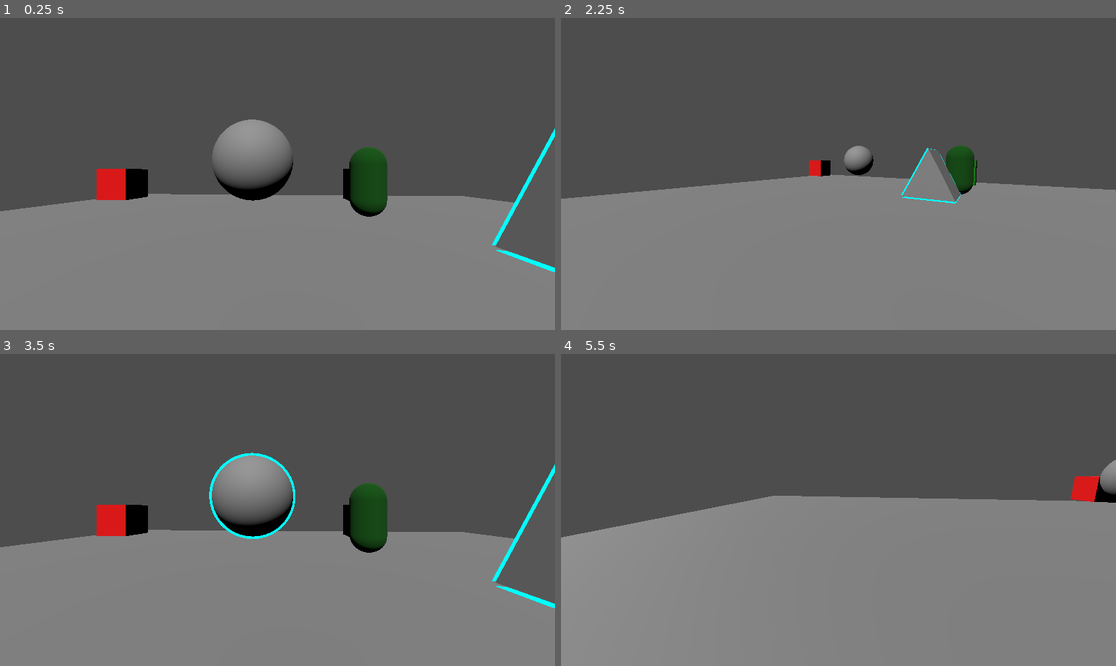
Above: before the commit, frames 1-4 (two rows, left to right).
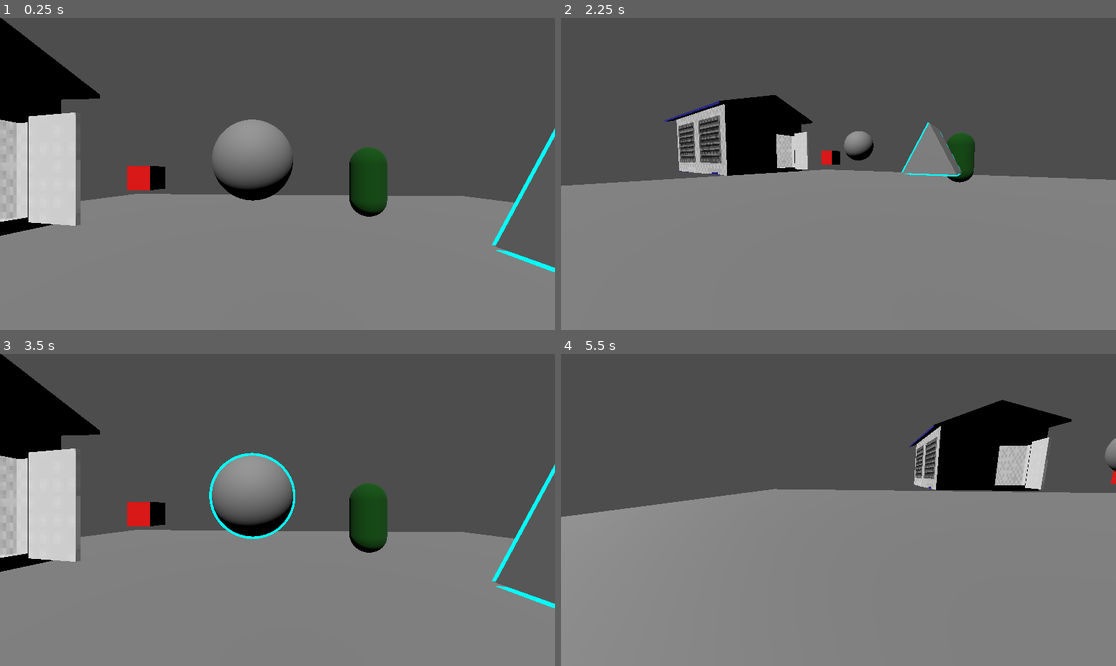
Above: after the commit, the same moments.

Repository: ZuzAser80/pstu_game
Game: Godot game, scene res://scenes/main.tscn
The game is run twice, just before and just after one commit, with the same random seed, the same clock (stepped at 60 frames per second) and the same inputs.
Inputs (mouse positions are in pixels of both pictures, inside the frame that each line leads up to):
- Up to frame 1 (0.25 s): no input
- Up to frame 2 (2.25 s): tap Enter at 0.5 s; move the mouse to (960, 158) at 0.52 s; hold D (move_right) 0.53-1.28 s; tap E at 0.6, 1.35, 2.1 s; click (960, 158) at 0.67 s; move the mouse to (810, 174) at 1.27 s; hold W (move_forward) 1.28-2.03 s; click (810, 174) at 1.42 s; tap Space at 2 s; move the mouse to (894, 105) at 2.02 s; hold D (move_right) from 2.03 s (still down); click (894, 105) at 2.17 s
- Up to frame 3 (3.5 s): move the mouse to (271, 516) at 2.77 s; release D (move_right) at 2.78 s; hold W (move_forward) from 2.78 s (still down); tap E at 2.85 s; click (271, 516) at 2.92 s
- Up to frame 4 (5.5 s): tap Enter at 3.5 s; move the mouse to (1005, 556) at 3.52 s; release W (move_forward) at 3.53 s; hold A (move_left) 3.53-4.28 s; tap E at 3.6, 4.35, 5.1 s; click (1005, 556) at 3.67 s; move the mouse to (794, 506) at 4.27 s; hold W (move_forward) 4.28-5.03 s; click (794, 506) at 4.42 s; tap Space at 5 s; move the mouse to (866, 510) at 5.02 s; hold S (move_back) from 5.03 s (still down); click (866, 510) at 5.17 s

The runs differ from the first frame. In frame 1, 9.5% of the frame differs, in the area x 0-63%, y 0-70%; in frame 2, 9.3%; in frame 3, 9.5%; in frame 4, 9.5%.

Commit message:
mostly working with assets, implemented distraction.gd

Diff:
--- /dev/null
+++ b/materials/budka.tres
@@ -0,0 +1,7 @@
+[gd_resource type="StandardMaterial3D" format=3 uid="uid://s1jkwmtdsu1p"]
+
+[ext_resource type="Texture2D" uid="uid://bd1h1jgdfo860" path="res://materials/budka.png" id="1_78msn"]
+
+[resource]
+albedo_texture = ExtResource("1_78msn")
+texture_filter = 0
--- a/project.godot
+++ b/project.godot
@@ -53,4 +53,10 @@
 
 [rendering]
 
+textures/canvas_textures/default_texture_filter=0
+textures/canvas_textures/default_texture_repeat=2
 rendering_device/driver.windows="d3d12"
+textures/vram_compression/compress_with_gpu=false
+textures/vram_compression/cache_gpu_compressor=false
+textures/webp_compression/compression_method=0
+textures/default_filters/anisotropic_filtering_level=0
--- /dev/null
+++ b/scenes/base_room.tscn
@@ -0,0 +1,15 @@
+[gd_scene format=3 uid="uid://bi32okftrh2ht"]
+
+[ext_resource type="Script" uid="uid://x4dwkb8dobyg" path="res://scripts/entity/room.gd" id="1_ont3e"]
+[ext_resource type="Material" uid="uid://dixh2yisiw34v" path="res://materials/red.tres" id="2_1tp4b"]
+
+[sub_resource type="BoxMesh" id="BoxMesh_ont3e"]
+
+[node name="Room" type="Node3D" unique_id=34470668 node_paths=PackedStringArray("spots")]
+script = ExtResource("1_ont3e")
+spots = [NodePath("MeshInstance3D")]
+metadata/_custom_type_script = "uid://x4dwkb8dobyg"
+
+[node name="MeshInstance3D" type="MeshInstance3D" parent="." unique_id=2050017750]
+mesh = SubResource("BoxMesh_ont3e")
+surface_material_override/0 = ExtResource("2_1tp4b")
--- a/scenes/main.tscn
+++ b/scenes/main.tscn
@@ -11,14 +11,14 @@
 [ext_resource type="Script" uid="uid://c58oxvpe0vxcf" path="res://scripts/entity/states/advance_state.gd" id="7_o6xl0"]
 [ext_resource type="Script" uid="uid://cgit0e4f72ekj" path="res://scripts/misc/interactable.gd" id="8_0ld40"]
 [ext_resource type="Script" uid="uid://c5fektthy474" path="res://scripts/entity/ai_base.gd" id="8_tipki"]
-[ext_resource type="Script" uid="uid://x4dwkb8dobyg" path="res://scripts/entity/room.gd" id="9_85g3d"]
-[ext_resource type="Material" uid="uid://dixh2yisiw34v" path="res://materials/red.tres" id="10_choun"]
-[ext_resource type="Material" uid="uid://u6yxwukpiebw" path="res://materials/green.tres" id="11_ya4ey"]
+[ext_resource type="PackedScene" uid="uid://bi32okftrh2ht" path="res://scenes/base_room.tscn" id="9_0ld40"]
 [ext_resource type="Material" uid="uid://dct1v2aiicele" path="res://materials/new_standard_material_3d.tres" id="12_eb6dy"]
 [ext_resource type="Script" uid="uid://byfxivg2ygl03" path="res://scripts/entity/states/attack_state.gd" id="12_trceg"]
+[ext_resource type="Script" path="res://scripts/entity/states/investigate_state.gd" id="13_ivst"]
 [ext_resource type="Script" uid="uid://bx6ago02thqfp" path="res://scripts/freeroam/freeroam_controller.gd" id="15_jkv2x"]
 [ext_resource type="Script" uid="uid://dog8q1b40mg6l" path="res://scripts/freeroam/freeroam_cam.gd" id="16_jbj1t"]
 [ext_resource type="Script" uid="uid://cj6t3i7baijdq" path="res://scripts/misc/interactor.gd" id="17_muem4"]
+[ext_resource type="PackedScene" uid="uid://bxmjrv55khwxu" path="res://models/environment/budka.glb" id="20_gqmmt"]
 
 [sub_resource type="NavigationMesh" id="NavigationMesh_ya4ey"]
 vertices = PackedVector3Array(-9.628397, 0.48569483, -10.900717, -9.628397, 0.48569483, 10.849283, 9.621603, 0.48569483, 10.849283, 9.621603, 0.48569483, -10.900717)
@@ -54,8 +54,6 @@
 [sub_resource type="BoxShape3D" id="BoxShape3D_sugp2"]
 
 [sub_resource type="SphereMesh" id="SphereMesh_tbgi4"]
-
-[sub_resource type="BoxMesh" id="BoxMesh_choun"]
 
 [sub_resource type="CapsuleShape3D" id="CapsuleShape3D_ya4ey"]
 
@@ -169,37 +167,13 @@
 shape = SubResource("BoxShape3D_sugp2")
 debug_color = Color(0.9529412, 0.21960784, 0, 1)
 
-[node name="Room" type="Node" parent="." unique_id=1147975621 node_paths=PackedStringArray("spots", "neighbors")]
-script = ExtResource("9_85g3d")
-spots = [NodePath("MeshInstance3D")]
-neighbors = [NodePath("../Room2")]
-distance_to_office = 1
-metadata/_custom_type_script = "uid://x4dwkb8dobyg"
-
-[node name="MeshInstance3D" type="MeshInstance3D" parent="Room" unique_id=18762810]
-transform = Transform3D(1, 0, 0, 0, 1, 0, 0, 0, 1, -5.7135277, 0.9947376, -5.348722)
-material_override = ExtResource("10_choun")
-mesh = SubResource("BoxMesh_choun")
-
-[node name="Room2" type="Node" parent="." unique_id=1628226692 node_paths=PackedStringArray("spots", "neighbors", "targets")]
-script = ExtResource("9_85g3d")
-spots = [NodePath("MeshInstance3D")]
-neighbors = [NodePath("../Room")]
-targets = [NodePath("../SubViewport")]
-metadata/_custom_type_script = "uid://x4dwkb8dobyg"
-
-[node name="MeshInstance3D" type="MeshInstance3D" parent="Room2" unique_id=370640958]
-transform = Transform3D(1, 0, 0, 0, 1, 0, 0, 0, 1, 2.2811708, 0.9947376, -5.348722)
-material_override = ExtResource("11_ya4ey")
-mesh = SubResource("BoxMesh_choun")
-
 [node name="AI_Base" type="CharacterBody3D" parent="." unique_id=600286131 node_paths=PackedStringArray("current_room")]
 transform = Transform3D(1, 0, 0, 0, 1, 0, 0, 0, 1, 2.2150507, 1.0995555, -4.8030257)
 script = ExtResource("8_tipki")
 hostility_level = 20
 aggravation = 20
 movement_speed = 1.0
-current_room = NodePath("../Room2")
+current_room = NodePath("../Room")
 metadata/_custom_type_script = "uid://c5fektthy474"
 
 [node name="CollisionShape3D" type="CollisionShape3D" parent="AI_Base" unique_id=426676235]
@@ -229,6 +203,9 @@
 script = ExtResource("12_trceg")
 metadata/_custom_type_script = "uid://byfxivg2ygl03"
 
+[node name="InvestigateState" type="Node" parent="AI_Base/NavigationAgent3D/StateMachine"]
+script = ExtResource("13_ivst")
+
 [node name="MeshInstance3D" type="MeshInstance3D" parent="AI_Base" unique_id=283592367]
 mesh = SubResource("CapsuleMesh_ya4ey")
 surface_material_override/0 = ExtResource("12_eb6dy")
@@ -249,10 +226,17 @@
 metadata/_custom_type_script = "uid://cj6t3i7baijdq"
 
 [node name="CollisionShape3D" type="CollisionShape3D" parent="FreeroamController" unique_id=89012932]
+transform = Transform3D(0.5, 0, 0, 0, 0.5, 0, 0, 0, 0.5, 0, 0, 0)
 shape = SubResource("CapsuleShape3D_muem4")
 
 [node name="MeshInstance3D" type="MeshInstance3D" parent="FreeroamController" unique_id=1202031912]
 mesh = SubResource("CapsuleMesh_dp3eg")
+
+[node name="Room" parent="." unique_id=34470668 instance=ExtResource("9_0ld40")]
+transform = Transform3D(1, 0, 0, 0, 1, 0, 0, 0, 1, -6.240998, 1.1583791, -7.1861057)
+
+[node name="budka" parent="." unique_id=1432285661 instance=ExtResource("20_gqmmt")]
+transform = Transform3D(0.8, 0, 0, 0, 0.8, 0, 0, 0, 0.8, -6.582837, -0.27379513, -0.0743351)
 
 [connection signal="on_broken" from="SubViewport2" to="DirectionalLight3D" method="_refresh"]
 [connection signal="on_broken" from="SubViewport" to="DirectionalLight3D" method="_refresh"]
--- a/scripts/entity/ai_base.gd
+++ b/scripts/entity/ai_base.gd
@@ -18,6 +18,7 @@
 var physics_delta : float;
 var should_move : bool = false;
 var retreating : bool = false;
+var target_breakable : Breakable;
 
 signal on_reached_target;
 
@@ -25,7 +26,8 @@
 	if target_room == null: return
 	print("Moving from:", current_room.name, "to:", target_room.name)
 	nav_agent.target_position = target_room.spots.pick_random().global_position;
-	nav_agent.target_reached.connect(_on_move_completion);
+	if not nav_agent.target_reached.is_connected(_on_move_completion):
+		nav_agent.target_reached.connect(_on_move_completion);
 
 func _on_move_completion() -> void:
 	should_move = false;
--- a/scripts/entity/room.gd
+++ b/scripts/entity/room.gd
@@ -1,4 +1,4 @@
-extends Node
+extends Node3D
 
 class_name Room
 
--- a/scripts/entity/states/attack_state.gd
+++ b/scripts/entity/states/attack_state.gd
@@ -11,7 +11,7 @@
 	var target = ai_base.current_room.targets.pick_random()
 	if target == null: return
 	print("selected:", target.name)
-	if target.BreakableType == Breakable.BreakableType.Door:
+	if target.type == Breakable.BreakableType.Door:
 		print("door hit, should transition into chase but slower idk")
 	target._break()
 	if randi_range(0, 2) == 1:
--- a/scripts/entity/states/investigate_state.gd
+++ b/scripts/entity/states/investigate_state.gd
@@ -1,11 +1,18 @@
 class_name InvestigateState extends State
 
 
-# Called when the node enters the scene tree for the first time.
-func _ready() -> void:
-	pass # Replace with function body.
+func enter(_char_reference : AI_Base):
+	super.enter(_char_reference);
+	if ai_base.target_room == null:
+		transitioned.emit(IDLE)
+		return
+	ai_base.should_move = true
+	ai_base._move_to_target_room()
+	ai_base.on_reached_target.connect(_stop)
 
+func _stop() -> void:
+	transitioned.emit(IDLE)
 
-# Called every frame. 'delta' is the elapsed time since the previous frame.
-func _process(delta: float) -> void:
-	pass
+func exit() -> void:
+	if ai_base.on_reached_target.is_connected(_stop):
+		ai_base.on_reached_target.disconnect(_stop)
--- /dev/null
+++ b/scripts/misc/distraction.gd
@@ -0,0 +1,60 @@
+class_name Distraction extends Node3D
+
+@export var room: Room
+@export var radius: float = 5.0
+@export var activation_delay: float = -1.0
+@export var one_shot: bool = true
+
+var _triggered: bool = false
+var _timer: Timer
+
+
+func _ready() -> void:
+	if room == null:
+		room = _find_parent_room()
+	if activation_delay >= 0.0:
+		_timer = Timer.new()
+		add_child(_timer)
+		_timer.one_shot = true
+		_timer.timeout.connect(_on_timer_timeout)
+		_timer.start(activation_delay)
+
+
+func activate() -> void:
+	if _triggered and one_shot:
+		return
+	if room == null:
+		return
+	_triggered = true
+
+	var space_state: PhysicsDirectSpaceState3D = get_world_3d().direct_space_state
+	var query = PhysicsShapeQueryParameters3D.new()
+	query.shape = SphereShape3D.new()
+	query.shape.radius = radius
+	query.transform = global_transform
+	query.collision_mask = 1
+
+	var results: Array[Dictionary] = space_state.intersect_shape(query)
+	for result in results:
+		var collider = result.get("collider")
+		if collider is AI_Base:
+			_lure_enemy(collider)
+
+
+func _lure_enemy(enemy: AI_Base) -> void:
+	enemy.target_room = room
+	var state_machine: StateMachine = enemy.get_node("NavigationAgent3D/StateMachine")
+	state_machine._transition_to_state("InvestigateState")
+
+
+func _find_parent_room() -> Room:
+	var parent = get_parent()
+	while parent:
+		if parent is Room:
+			return parent
+		parent = parent.get_parent()
+	return null
+
+
+func _on_timer_timeout() -> void:
+	activate()
--- a/scripts/office/office_cam.gd
+++ b/scripts/office/office_cam.gd
@@ -15,7 +15,7 @@
 	var margin = screen_size.x * edge_threshold
 
 	if mouse_pos.x < margin:
-		var strength = 1.0 - (mouse_pos.x / margin)  # 0 at center, 1 at edge
+		var strength = 1.0 - (mouse_pos.x / margin)
 		rotation.y += rotate_speed * strength * delta
 	elif mouse_pos.x > screen_size.x - margin:
 		var dist_from_edge = (screen_size.x - mouse_pos.x) / margin
@@ -26,6 +26,6 @@
 	_handle_mouse_button(event)
 
 func _handle_mouse_button(event: InputEvent) -> void:
-	if event is InputEventMouseButton and event.pressed and event.button_index == MOUSE_BUTTON_LEFT and interactor.current_collider.has_meta("number"):
+	if event is InputEventMouseButton and event.pressed and event.button_index == MOUSE_BUTTON_LEFT and interactor.current_collider != null and interactor.current_collider.has_meta("number"):
 		print("_handle_mouse_button: ", interactor.current_collider.name)
 		clicked_closeup.emit(interactor.current_collider.get_meta("number"))
Binary file added: materials/budka.png
Not shown, added: materials/budka.png.import
Binary file added: models/environment/budka.glb
Not shown, added: models/environment/budka.glb.import
Binary file added: models/environment/budka_budka.png
Not shown, added: scripts/misc/distraction.gd.uid
